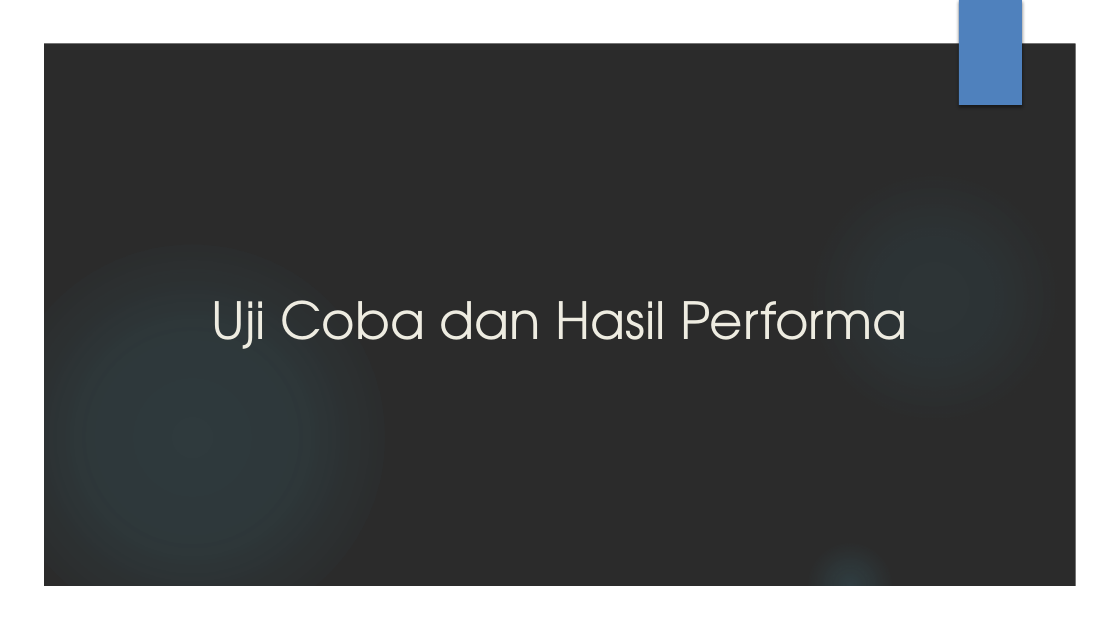
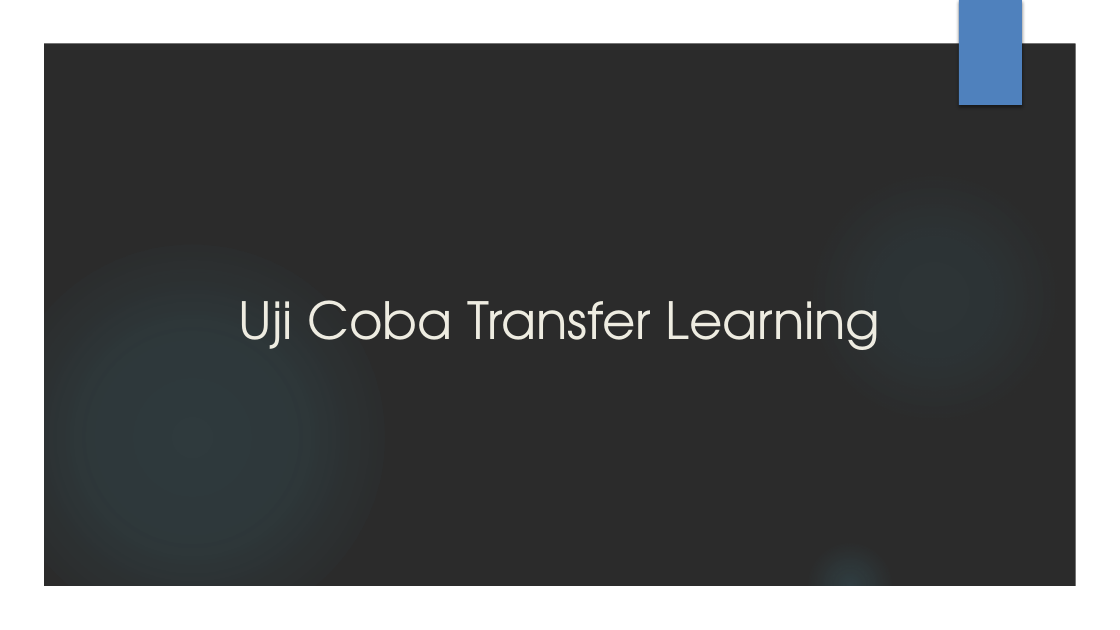
Before and after one commit to AhsanulQalbi/skripsiAnaconda, a slide deck: slide 17 of Laporan ppt/PPT SIDANG.pptx (slide 27 before the commit). Drawn at 1120x630 pixels with LibreOffice and Linux fonts; fonts in the diff are those of the drawing; background and template pictures are left out; a plain dark background stands for a picture behind light text. Boxes give left, top, right and bottom in pixels: in the first picture for what was removed or moved away, otherwise in the second. Text is boxed around its words. In the diff, an @@ line names an element or a change of style, - is before the commit and + after.

```diff
--- a/Laporan ppt/PPT SIDANG.pptx
+++ b/Laporan ppt/PPT SIDANG.pptx
@@ title at <box>239,300,880,350</box>: text changed @@
-Uji Coba dan Hasil Performa
+Uji Coba Transfer Learning
```
Also in this commit, not shown: 8 other slides changed, 19 slides added, 22 slides removed, 1 other file.
